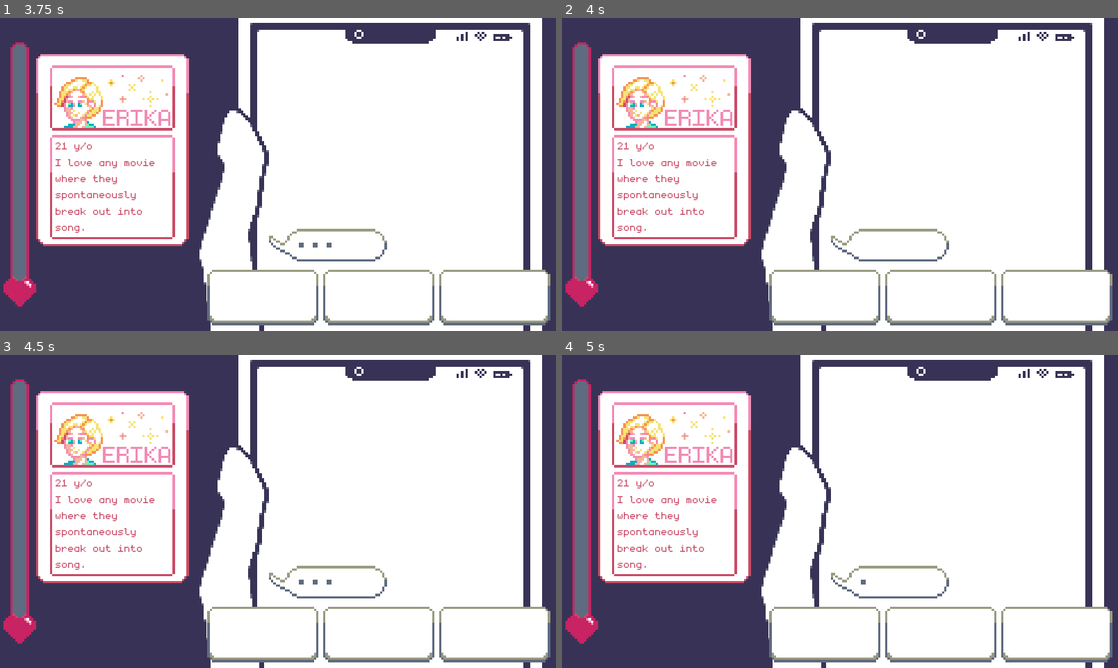
Above: before the commit, frames 1-4 (two rows, left to right).
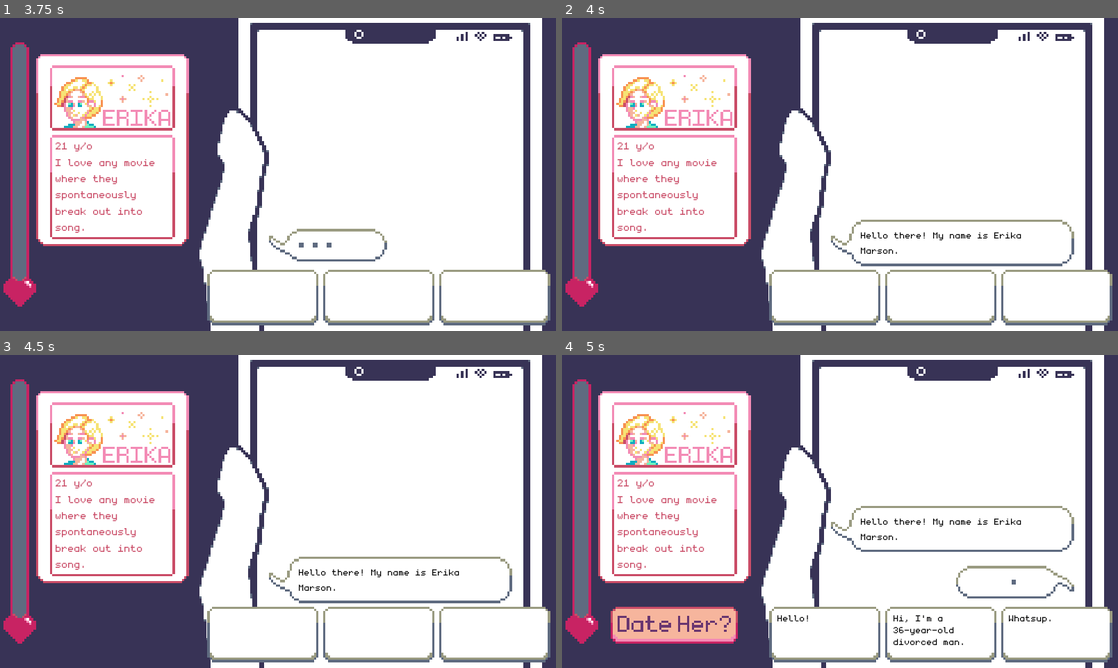
Above: after the commit, the same moments.

Repository: MaiGamesDev/PixelMate
Game: Godot game, scene res://Source/Chat/ChatRoom.tscn
Same seed, same stepped clock (60 frames per second), same inputs: the game is played once before the commit and once after it. This scene is started directly instead of the project's main scene.
Inputs (mouse positions are in pixels of both pictures, inside the frame that each line leads up to):
- Up to frame 1 (3.75 s): tap Enter at 0.5, 2.75 s; move the mouse to (400, 158) at 0.52 s; click (400, 158) at 0.67 s; tap Space at 1.25, 3.5 s; move the mouse to (166, 190) at 1.27 s; click (166, 190) at 1.42 s; move the mouse to (333, 105) at 2.02 s; click (333, 105) at 2.17 s; move the mouse to (250, 237) at 2.77 s; click (250, 237) at 2.92 s; move the mouse to (444, 221) at 3.52 s; click (444, 221) at 3.67 s
- Up to frame 2 (4 s): no input
- Up to frame 3 (4.5 s): tap Enter at 4.25 s; move the mouse to (111, 464) at 4.27 s; click (111, 464) at 4.42 s
- Up to frame 4 (5 s): no input

Frame 1 is identical in both runs. In frame 2, 1.2% of the frame differs, in the area x 51-93%, y 64-80%; in frame 3, 1.3%; in frame 4, 4.7%, in the area x 8-93%, y 48-93%.

Commit message:
finish erika dialogue and add heart effect

Diff:
--- /dev/null
+++ b/PM/Resource/Dialogues/erika_2.json
@@ -0,0 +1,31 @@
+{
+	"metadata": {
+		"name": "erika_2"
+	},
+	"events": [
+		{
+			"character": "Erika",
+			"text": "Anyway, have you ever really hated your parents?\nLike, you don't want to see them ever again."
+		},
+		{
+			"character": "Player",
+			"choices": [
+				{
+					"text": "Yeah, sometimes I really hate them.",
+					"next": "erika_3",
+					"affection": 15
+				},
+				{
+					"text": "Never, my parents are nice people.",
+					"next": "erika_3",
+					"affection": 5
+				},
+				{
+					"text": "Never, my parents are nice people.",
+					"next": "erika_3",
+					"affection": 5
+				}
+			]
+		}
+	]
+}
--- /dev/null
+++ b/PM/Resource/Dialogues/erika_3.json
@@ -0,0 +1,63 @@
+{
+	"metadata": {
+		"name": "erika_3"
+	},
+	"events": [
+		{
+			"character": "Erika",
+			"text": "My parents are really strict. The most terrifying thing is them trying to marry me with a stranger. They just said that he's the vice president of a famous  major company."
+		},
+		{
+			"character": "Player",
+			"choices": [
+				{
+					"text": "Is that guy handsome?",
+					"next": "pass",
+					"affection": 0
+				},
+				{
+					"text": "That's too bad.",
+					"next": "erika_4",
+					"affection": 15
+				},
+				{
+					"text": "Just do what they say, breaking parents' word is bad.",
+					"next": "erika_4",
+					"affection": -5
+				}
+			]
+		},
+		{
+			"character": "Erika",
+			"text": "Uhhh, I don't really know him."
+		},
+		{
+			"character": "Erika",
+			"text": "Because I haven't even seen any picture of him haha"
+		},
+		{
+			"character": "Erika",
+			"text": "That's why I installed this app! To find a nice man, also someone my parents will like... I hope so. By the way, why did you install this app?"
+		},
+		{
+			"character": "Player",
+			"choices": [
+				{
+					"text": "To find a soulmate.",
+					"next": "erika_4_1",
+					"affection": 15
+				},
+				{
+					"text": "To meet someone like you.",
+					"next": "erika_4_2",
+					"affection": 20
+				},
+				{
+					"text": "To meet someone like you.",
+					"next": "erika_4_2",
+					"affection": 20
+				}
+			]
+		}
+	]
+}
--- /dev/null
+++ b/PM/Resource/Dialogues/erika_4.json
@@ -0,0 +1,31 @@
+{
+	"metadata": {
+		"name": "erika_4"
+	},
+	"events": [
+		{
+			"character": "Erika",
+			"text": "That's why I installed this app! To find a nice man, also someone my parents will like... I hope so. By the way, why did you install this app?"
+		},
+		{
+			"character": "Player",
+			"choices": [
+				{
+					"text": "To find a soulmate.",
+					"next": "erika_4_1",
+					"affection": 15
+				},
+				{
+					"text": "To meet someone like you.",
+					"next": "erika_4_2",
+					"affection": 20
+				},
+				{
+					"text": "To meet someone like you.",
+					"next": "erika_4_2",
+					"affection": 20
+				}
+			]
+		}
+	]
+}
--- /dev/null
+++ b/PM/Resource/Dialogues/erika_4_1.json
@@ -0,0 +1,18 @@
+{
+	"metadata": {
+		"name": "erika_4_1"
+	},
+	"events": [
+		{
+			"character": "Erika",
+			"text": "Soulmate? that's philosophical!"
+		},
+		{
+			"character": "Erika",
+			"text": "It was nice talking with you! Do you have anything more to say to me?"
+		},
+		{
+			"character": "End"
+		}
+	]
+}
--- /dev/null
+++ b/PM/Resource/Dialogues/erika_4_2.json
@@ -0,0 +1,18 @@
+{
+	"metadata": {
+		"name": "erika_4_2"
+	},
+	"events": [
+		{
+			"character": "Erika",
+			"text": "Awww, I'm so touched by your words!! >-<"
+		},
+		{
+			"character": "Erika",
+			"text": "It was nice talking with you! Do you have anything more to say to me?"
+		},
+		{
+			"character": "End"
+		}
+	]
+}
--- a/PM/Resource/Dialogues/erika_start.json
+++ b/PM/Resource/Dialogues/erika_start.json
@@ -5,29 +5,77 @@
 	"events": [
 		{
 			"character": "Erika",
-			"text": "Hello. I am Erika. What's your name? Don't be say, just tell me your name."
-		},
-		{
-			"character": "Erika",
-			"text": "I hope we can be friends."
+			"text": "Hello there! My name is Erika Marson."
 		},
 		{
 			"character": "Player",
 			"choices": [
 				{
-					"text": "Let's be friends.",
-					"next": "pass",
-					"affection": 10
+					"text": "Hello!",
+					"next": "erika_2",
+					"affection": 5
 				},
 				{
-					"text": "Huh as if.",
+					"text": "Hi, I'm a 36-year-old divorced man.",
 					"next": "pass",
-					"affection": -10
+					"affection": 5
 				},
 				{
-					"text": "Hi too",
+					"text": "Whatsup.",
+					"next": "erika_2",
+					"affection": 0
+				}
+			]
+		},
+		{
+			"character": "Erika",
+			"text": "Really? That's funny joke haha.."
+		},
+		{
+			"character": "Player",
+			"choices": [
+				{
+					"text": "It's NOT a joke, my wife really left me yesterday.",
 					"next": "pass",
-					"affection": 0
+					"affection": -5
+				},
+				{
+					"text": "Of course XD",
+					"next": "erika_2",
+					"affection": 5
+				},
+				{
+					"text": "Of course XD",
+					"next": "erika_2",
+					"affection": 5
+				}
+			]
+		},
+		{
+			"character": "Erika",
+			"text": "Oh… sorry about that.. please forgive me. ;-;"
+		},
+		{
+			"character": "Erika",
+			"text": "Anyway, have you ever really hated your parents?\nLike, you don't want to see them ever again."
+		},
+		{
+			"character": "Player",
+			"choices": [
+				{
+					"text": "Yeah, sometimes I really hate them.",
+					"next": "erika_3",
+					"affection": 15
+				},
+				{
+					"text": "Never, my parents are nice people.",
+					"next": "erika_3",
+					"affection": 5
+				},
+				{
+					"text": "Never, my parents are nice people.",
+					"next": "erika_3",
+					"affection": 5
 				}
 			]
 		}
--- a/PM/Source/Chat/ChatRoom.tscn
+++ b/PM/Source/Chat/ChatRoom.tscn
@@ -9,6 +9,7 @@
 [ext_resource path="res://Art/Lucky/Chat Room Assets/DateButton2.png" type="Texture" id=7]
 [ext_resource path="res://Art/Lucky/Chat Room Assets/ChatRoomBackgroun Straight 2x.png" type="Texture" id=8]
 [ext_resource path="res://Art/Lucky/Chat Room Assets/optionButton2.png" type="Texture" id=9]
+[ext_resource path="res://Source/Particle/HeartEffect.tscn" type="PackedScene" id=10]
 [ext_resource path="res://Art/Lucky/Chat Room Assets/AffectionMeter_empty.png" type="Texture" id=14]
 [ext_resource path="res://Art/Lucky/Chat Room Assets/optionButton3.png" type="Texture" id=15]
 [ext_resource path="res://Source/Main/Button.gd" type="Script" id=17]
@@ -45,18 +46,26 @@
 [sub_resource type="StyleBoxTexture" id=27]
 texture = ExtResource( 6 )
 region_rect = Rect2( 24, 0, 10, 12 )
-
-[sub_resource type="StyleBoxTexture" id=28]
-texture = ExtResource( 6 )
-region_rect = Rect2( 0, 0, 10, 36 )
 margin_left = 3.0
 margin_right = 3.0
 margin_top = 3.0
 margin_bottom = 3.0
 
+[sub_resource type="StyleBoxTexture" id=28]
+texture = ExtResource( 6 )
+region_rect = Rect2( 0, 0, 10, 36 )
+margin_left = 3.0
+margin_right = 3.0
+margin_top = 3.0
+margin_bottom = 3.0
+
 [sub_resource type="StyleBoxTexture" id=29]
 texture = ExtResource( 6 )
 region_rect = Rect2( 0, 0, 10, 36 )
+margin_left = 4.0
+margin_right = 4.0
+margin_top = 4.0
+margin_bottom = 4.0
 
 [sub_resource type="Theme" id=30]
 VScrollBar/styles/grabber = SubResource( 25 )
@@ -358,7 +367,6 @@
 anims/fadeout = SubResource( 23 )
 
 [node name="FadeEffect" type="ColorRect" parent="."]
-visible = false
 margin_right = 480.0
 margin_bottom = 270.0
 mouse_filter = 2
@@ -368,6 +376,10 @@
 
 [node name="Timer" type="Timer" parent="."]
 one_shot = true
+
+[node name="Particles2D" parent="." instance=ExtResource( 10 )]
+position = Vector2( 17, 235 )
+emitting = false
 
 [connection signal="pressed" from="DateButton" to="." method="_on_DateButton_pressed"]
 [connection signal="pressed" from="ChoiceButtons/FirstChoice" to="." method="_on_FirstChoice_pressed"]
--- a/PM/Source/Chat/ChatSystem.gd
+++ b/PM/Source/Chat/ChatSystem.gd
@@ -25,6 +25,7 @@
 onready var third_choice = $ChoiceButtons/ThirdChoice
 
 onready var affection_progress = $AffectionMeter/Progress
+onready var heart_effect = $Particles2D
 
 func _ready() -> void:
 	disable_buttons()
@@ -122,6 +123,12 @@
 
 	affection_progress.value = current_affection
 
+	if affection > 0:
+		heart_effect.emitting = true
+		timer.start(0.5)
+		yield(timer, "timeout")
+		heart_effect.emitting = false
+
 func check_next(next):
 	match next:
 		"pass":
@@ -153,7 +160,7 @@
 	update_scroll()
 
 	var dating
-	if current_affection < 80:
+	if current_affection < GameManager.get_girl_affection():
 		dating = false
 		current_dialogue = GameManager.get_girl_fail()
 	else:
@@ -176,7 +183,7 @@
 
 		chat_object.update_text(current_dialogue, skip_line)
 
-	timer.start(current_dialogue.length() * 0.1)
+	timer.start(current_dialogue.length() * 0.08)
 	yield(timer, "timeout")
 
 	if dating:
--- a/PM/Source/Main/GameManager.gd
+++ b/PM/Source/Main/GameManager.gd
@@ -95,3 +95,6 @@
 
 func get_girl_fail() -> String:
 	return girls[selected_girl].date_fail
+
+func get_girl_affection() -> String:
+	return girls[selected_girl].affection_threshold
--- a/PM/Source/Main/GameManager.tscn
+++ b/PM/Source/Main/GameManager.tscn
@@ -24,6 +24,9 @@
 short_description = "I love any movie where they spontaneously break out into song."
 card_texture = ExtResource( 4 )
 portrait_texture = ExtResource( 5 )
+affection_threshold = 40
+date_success = "Sure, I think you're a good person! I really want to meet you~"
+date_fail = "Thanks for inviting me. But sorry, I am too busy to meet someone for now. It is nice meeting you!"
 
 [node name="Minnie" type="Node" parent="."]
 script = ExtResource( 11 )
@@ -31,6 +34,7 @@
 short_description = "I like the way little kids get grumpy and confused when they're tired."
 card_texture = ExtResource( 2 )
 portrait_texture = ExtResource( 6 )
+affection_threshold = 80
 date_success = "HUH?!! You do really want to see me painting! I guess, I'd love to see you too! Let's meet up at my place."
 date_fail = "I guess I want to know you better."
 
--- a/PM/Source/Main/Girl.gd
+++ b/PM/Source/Main/Girl.gd
@@ -6,5 +6,6 @@
 export(Texture) var card_texture
 export(Texture) var portrait_texture
 
+export(int, 100) var affection_threshold
 export(String, MULTILINE) var date_success
 export(String, MULTILINE) var date_fail
--- a/PM/Source/Main/LevelSelect.tscn
+++ b/PM/Source/Main/LevelSelect.tscn
@@ -253,13 +253,14 @@
 
 [node name="BackGround" type="AnimatedSprite" parent="."]
 frames = SubResource( 17 )
+frame = 12
 playing = true
 centered = false
 
 [node name="SelectTitle" type="AnimatedSprite" parent="."]
 position = Vector2( 240, 36 )
 frames = SubResource( 39 )
-frame = 13
+frame = 3
 playing = true
 
 [node name="AnimationPlayer" type="AnimationPlayer" parent="."]
Not shown: 1 places in PM/Source/Chat/ChatRoom.tscn that only renumber resources
